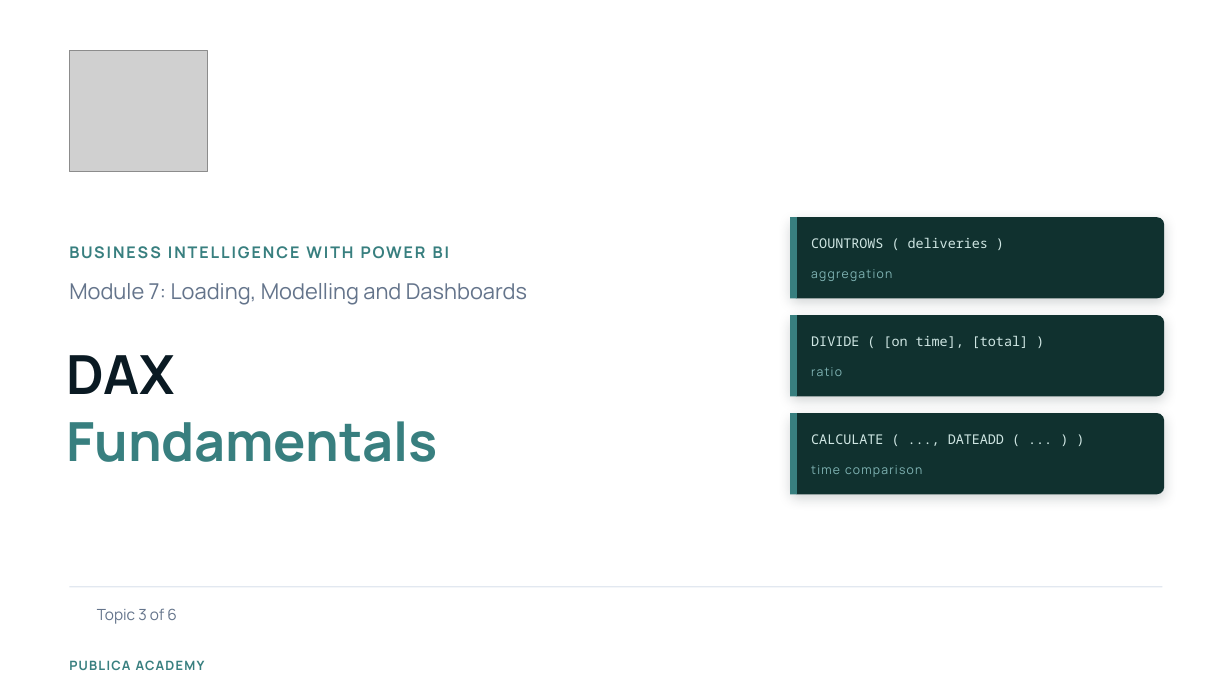
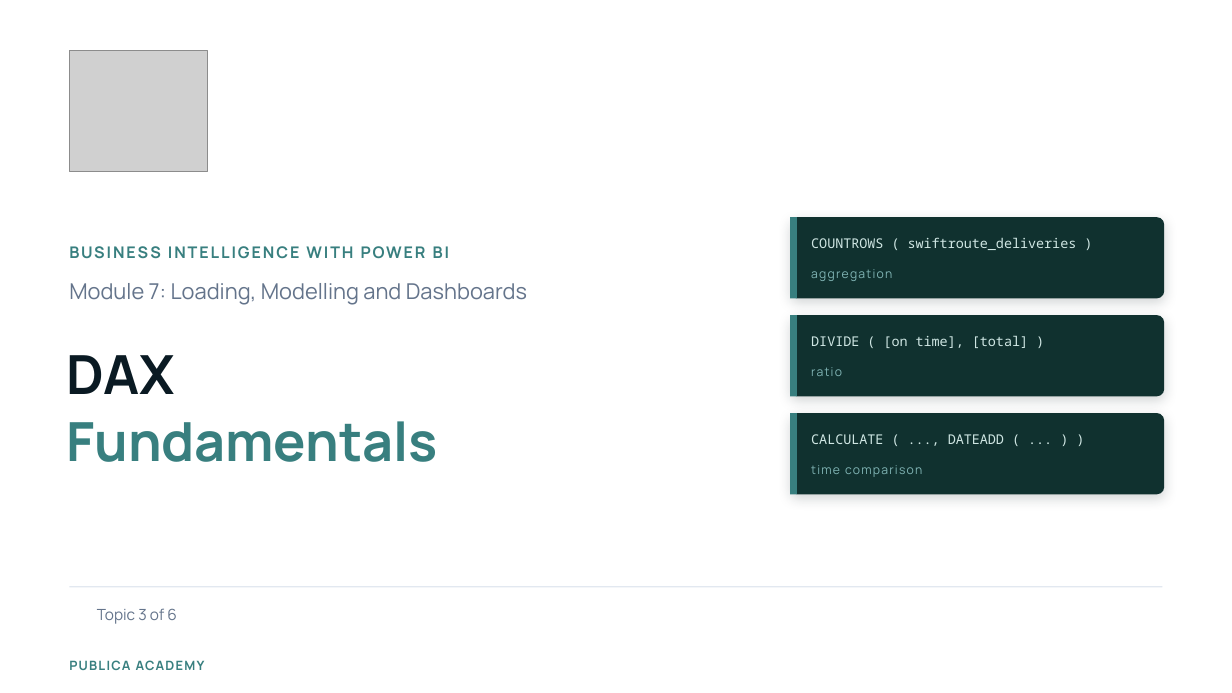
Before and after one commit to Publica-AI/academy-data-analysis-course, a slide deck: slide 1 of Module_07/Slides/7.3_DAX Fundamentals.pptx. Drawn at 1232x693 pixels with LibreOffice and Linux fonts; fonts in the diff are those of the drawing; grey boxes stand for pictures; background and template pictures are left out. Boxes give left, top, right and bottom in pixels: in the first picture for what was removed or moved away, otherwise in the second. Text is boxed around its words. In the diff, an @@ line names an element or a change of style, - is before the commit and + after.

```diff
--- a/Module_07/Slides/7.3_DAX Fundamentals.pptx
+++ b/Module_07/Slides/7.3_DAX Fundamentals.pptx
@@ text at (811, 237, 1077, 250): text changed @@
-COUNTROWS ( deliveries )
+COUNTROWS ( swiftroute_deliveries )
```
Also in this commit, not shown: 3 other slides changed, 1 other file.
